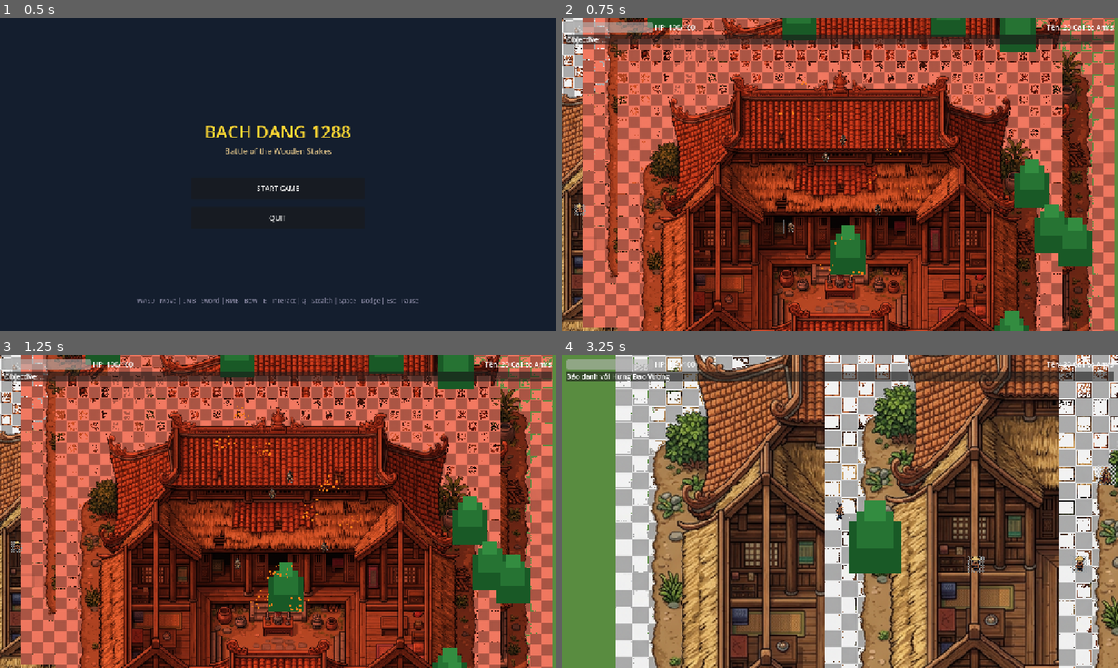
Above: before the commit, frames 1-4 (two rows, left to right).
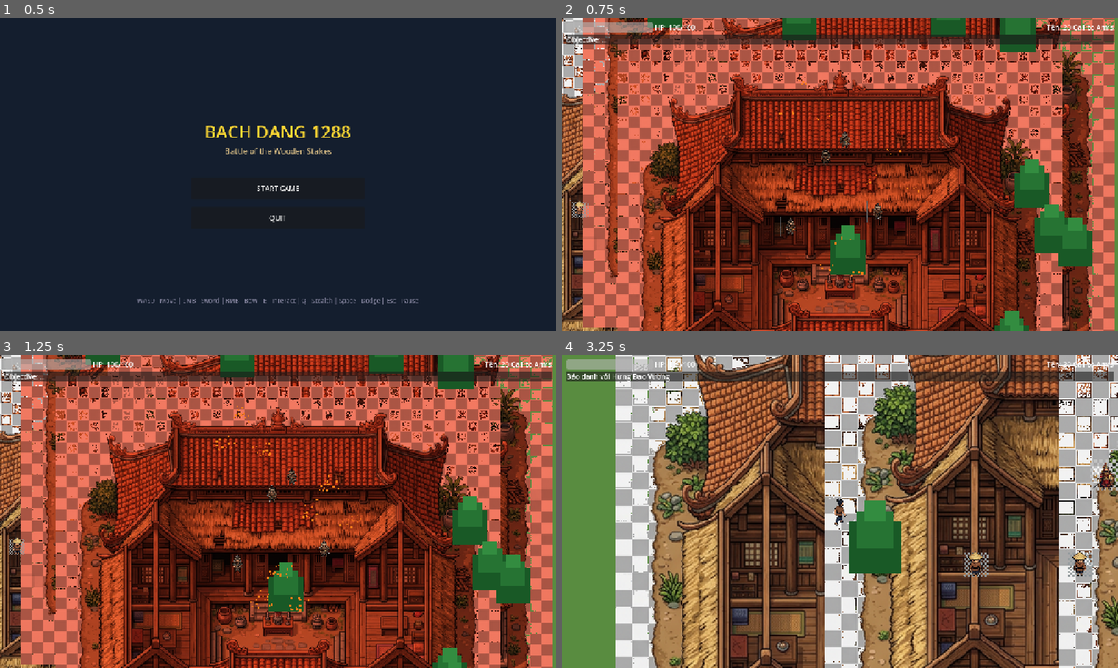
Above: after the commit, the same moments.

Repository: vanphuc1704/Game-PRU
Game: Godot game, scene res://scenes/ui/main_menu.tscn
Same seed, same stepped clock (60 frames per second), same inputs: the game is played once before the commit and once after it.
Inputs (mouse positions are in pixels of both pictures, inside the frame that each line leads up to):
- Up to frame 1 (0.5 s): no input
- Up to frame 2 (0.75 s): click "START GAME" at 0.5 s
- Up to frame 3 (1.25 s): no input
- Up to frame 4 (3.25 s): move the mouse to (962, 495) at 1.27 s; hold D (move_right) 1.28-2.03 s; click (962, 495) at 1.35 s; move the mouse to (728, 527) at 2.02 s; hold S (move_down) 2.03-2.78 s; tap Space (dodge) at 2.1 s; tap E (interact) at 2.75 s; move the mouse to (895, 442) at 2.77 s; hold D (move_right) from 2.78 s (still down); hold E (interact) from 2.78 s (still down)

Frame 1 is identical in both runs. In frame 2, 0.3% of the frame differs, in the area x 1-58%, y 36-70%; in frame 3, 0.3%; in frame 4, 0.8%, in the area x 48-100%, y 33-71%.

Commit message:
Fix lv1,2,3,4,5

Diff:
--- a/scenes/enemies/boss.tscn
+++ b/scenes/enemies/boss.tscn
@@ -9,6 +9,7 @@
 radius = 400.0
 
 [node name="Boss" type="CharacterBody2D"]
+scale = Vector2(1.5, 1.5)
 collision_layer = 2
 collision_mask = 9
 script = ExtResource("1")
--- a/scenes/enemies/enemy.tscn
+++ b/scenes/enemies/enemy.tscn
@@ -9,6 +9,7 @@
 radius = 200.0
 
 [node name="Enemy" type="CharacterBody2D"]
+scale = Vector2(1.5, 1.5)
 collision_layer = 2
 collision_mask = 9
 script = ExtResource("1")
--- a/scenes/npcs/npc.tscn
+++ b/scenes/npcs/npc.tscn
@@ -9,6 +9,7 @@
 radius = 40.0
 
 [node name="NPC" type="StaticBody2D"]
+scale = Vector2(1.5, 1.5)
 collision_layer = 4
 collision_mask = 0
 script = ExtResource("1")
--- a/scenes/player/player.tscn
+++ b/scenes/player/player.tscn
@@ -12,6 +12,7 @@
 radius = 45.0
 
 [node name="Player" type="CharacterBody2D"]
+scale = Vector2(1.5, 1.5)
 collision_layer = 1
 collision_mask = 14
 script = ExtResource("1")
--- a/scripts/levels/level_1.gd
+++ b/scripts/levels/level_1.gd
@@ -19,8 +19,8 @@
 	# Ground layer - village
 	var ground = ColorRect.new()
 	ground.color = Color(0.35, 0.55, 0.25)  # Green grass
-	ground.size = Vector2(4000, 3000)
-	ground.position = Vector2(-1000, -1000)
+	ground.size = Vector2(10000, 10000)
+	ground.position = Vector2(-4000, -4000)
 	ground.z_index = -10
 	add_child(ground)
 
@@ -220,6 +220,8 @@
 		_add_fire(pos + Vector2(0, -60))
 		_add_fire(pos + Vector2(-50, 20))
 		_add_fire(pos + Vector2(60, 40))
+
+
 
 func _add_tree(pos: Vector2) -> void:
 	var tree = StaticBody2D.new()
--- a/scripts/levels/level_2.gd
+++ b/scripts/levels/level_2.gd
@@ -20,8 +20,8 @@
 	# Ground
 	var ground = ColorRect.new()
 	ground.color = Color(0.4, 0.6, 0.3)
-	ground.size = Vector2(4000, 3000)
-	ground.position = Vector2(-500, -500)
+	ground.size = Vector2(10000, 10000)
+	ground.position = Vector2(-4000, -4000)
 	ground.z_index = -10
 	add_child(ground)
 
@@ -32,9 +32,9 @@
 	_add_rect(Vector2(600, -200), Vector2(500, 300), Color(0.55, 0.42, 0.22))
 
 	# River area (bottom)
-	_add_rect(Vector2(-400, 500), Vector2(3500, 400), Color(0.15, 0.35, 0.65))
+	_add_rect(Vector2(-4000, 500), Vector2(10000, 4000), Color(0.15, 0.35, 0.65))
 	# Riverbank
-	_add_rect(Vector2(-400, 470), Vector2(3500, 40), Color(0.5, 0.4, 0.2))
+	_add_rect(Vector2(-4000, 470), Vector2(10000, 40), Color(0.5, 0.4, 0.2))
 
 	# Labels (signs)
 	_add_sign(Vector2(-100, -320), "HUẤN LUYỆN KIẾM THUẬT")
--- a/scripts/levels/level_3.gd
+++ b/scripts/levels/level_3.gd
@@ -20,8 +20,8 @@
 	# Forest ground
 	var ground = ColorRect.new()
 	ground.color = Color(0.2, 0.4, 0.15)
-	ground.size = Vector2(5000, 3000)
-	ground.position = Vector2(-500, -500)
+	ground.size = Vector2(10000, 10000)
+	ground.position = Vector2(-4000, -4000)
 	ground.z_index = -10
 	add_child(ground)
 
--- a/scripts/levels/level_4.gd
+++ b/scripts/levels/level_4.gd
@@ -20,15 +20,15 @@
 	# Ground - riverbank area
 	var ground = ColorRect.new()
 	ground.color = Color(0.35, 0.5, 0.2)
-	ground.size = Vector2(5000, 3000)
-	ground.position = Vector2(-500, -1000)
+	ground.size = Vector2(10000, 10000)
+	ground.position = Vector2(-4000, -4000)
 	ground.z_index = -10
 	add_child(ground)
 
 	# River (wide horizontal band)
-	_add_rect(Vector2(-400, 200), Vector2(4800, 500), Color(0.12, 0.3, 0.6))
+	_add_rect(Vector2(-4000, 200), Vector2(12000, 5000), Color(0.12, 0.3, 0.6))
 	# Riverbank edge
-	_add_rect(Vector2(-400, 170), Vector2(4800, 40), Color(0.5, 0.4, 0.2))
+	_add_rect(Vector2(-4000, 170), Vector2(12000, 40), Color(0.5, 0.4, 0.2))
 
 	# Log storage area (left)
 	_add_rect(Vector2(0, -200), Vector2(300, 200), Color(0.5, 0.35, 0.15))
--- a/scripts/levels/level_5.gd
+++ b/scripts/levels/level_5.gd
@@ -25,14 +25,14 @@
 	# Full river map
 	var water = ColorRect.new()
 	water.color = Color(0.1, 0.25, 0.55)
-	water.size = Vector2(6000, 3000)
-	water.position = Vector2(-500, -1000)
+	water.size = Vector2(12000, 10000)
+	water.position = Vector2(-4000, -4000)
 	water.z_index = -10
 	add_child(water)
 
 	# Riverbanks (top and bottom)
-	_add_rect(Vector2(-500, -1000), Vector2(6000, 200), Color(0.4, 0.5, 0.2))
-	_add_rect(Vector2(-500, 800), Vector2(6000, 200), Color(0.4, 0.5, 0.2))
+	_add_rect(Vector2(-4000, -4000), Vector2(12000, 4100), Color(0.4, 0.5, 0.2))
+	_add_rect(Vector2(-4000, 800), Vector2(12000, 3200), Color(0.4, 0.5, 0.2))
 
 	# Wooden stakes zone (trap area in center)
 	stake_zone_rect = Rect2(1500, 100, 800, 400)
